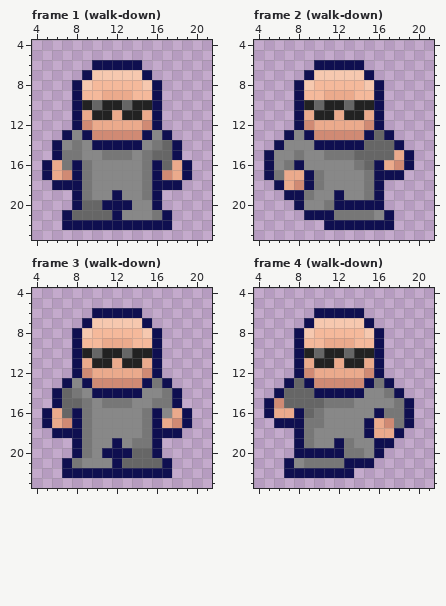
Two states of a pixel-art file, assets/player.aseprite. This is how it looked before the edit.
24x24 pixels, 12 frames. Shown: frame 1 (walk-down): x 4..21, y 4..23; frame 2 (walk-down): x 4..21, y 4..23; frame 3 (walk-down): x 4..21, y 4..23; frame 4 (walk-down): x 4..21, y 4..23. The commit also changed other frames, which this record leaves out.
After:
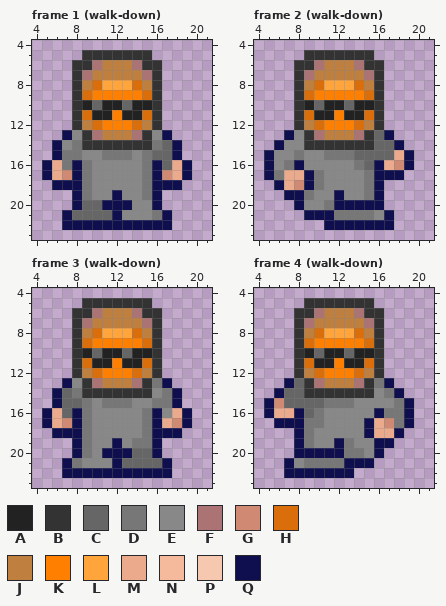
Palette (. is transparent): A #222222  B #333333  C #666666  D #777777  E #888888  F #ab7373  G #d08a74  H #da6e0a  J #bf7f3f  K #ff7f00  L #ffa53c  M #ebaa8c  N #f5b99b  P #f6c8af  Q #0f0f50
Diff:
layer "helmet" now shown
--- frame 1 (walk-down), layer "helmet"
@@ x 4..21 @@
  4 ..................
- 5 ..................
- 6 ......QQQQQ.......
- 7 .....QPPPPPQ......
- 8 ....QPNNNNNPQ.....
- 9 ....QNNMMMNNQ.....
-10 ....QACAACAAQ.....
-11 ....QMAAMAAMQ.....
-12 ....QGMMMMMGQ.....
-13 ...QEQGGGGGQEQ....
-14 ..QEDEQQQQQEDCQ...
+ 5 .....BBBBBBB......
+ 6 ....BBFJJJFBB.....
+ 7 ....BFJJJJJFB.....
+ 8 ....BJHLLLHJB.....
+ 9 ....BHKKKKKHB.....
+10 ....BACAACAAB.....
+11 ....BHAAKAAHB.....
+12 ....BJHKKKHJB.....
+13 ...QEBFJJJFBEQ....
+14 ..QEDBBBBBBBDCQ...
 15 ..QDDEEDDDEDCCQ...
--- frame 2 (walk-down), layer "helmet"
@@ x 4..21 @@
  4 ..................
- 5 ..................
- 6 ......QQQQQ.......
- 7 .....QPPPPPQ......
- 8 ....QPNNNNNPQ.....
- 9 ....QNNMMMNNQ.....
-10 ....QACAACAAQ.....
-11 ....QMAAMAAMQ.....
-12 ....QGMMMMMGQ.....
-13 ...QEQGGGGGQCQ....
-14 ..QEEEQQQQQCCCQ...
+ 5 .....BBBBBBB......
+ 6 ....BBFJJJFBB.....
+ 7 ....BFJJJJJFB.....
+ 8 ....BJHLLLHJB.....
+ 9 ....BHKKKKKHB.....
+10 ....BACAACAAB.....
+11 ....BHAAKAAHB.....
+12 ....BJHKKKHJB.....
+13 ...QEBFJJJFBCQ....
+14 ..QEEBBBBBBBCCQ...
 15 .QEEDEEDDDCCCCMQ..
--- frame 3 (walk-down), layer "helmet"
@@ x 4..21 @@
  4 ..................
- 5 ..................
- 6 ......QQQQQ.......
- 7 .....QPPPPPQ......
- 8 ....QPNNNNNPQ.....
- 9 ....QNNMMMNNQ.....
-10 ....QACAACAAQ.....
-11 ....QMAAMAAMQ.....
-12 ....QGMMMMMGQ.....
-13 ...QEQGGGGGQDQ....
-14 ..QCDEQQQQQEEDQ...
+ 5 .....BBBBBBB......
+ 6 ....BBFJJJFBB.....
+ 7 ....BFJJJJJFB.....
+ 8 ....BJHLLLHJB.....
+ 9 ....BHKKKKKHB.....
+10 ....BACAACAAB.....
+11 ....BHAAKAAHB.....
+12 ....BJHKKKHJB.....
+13 ...QEBFJJJFBDQ....
+14 ..QCDBBBBBBBEDQ...
 15 ..QCCDEDDDEEDDQ...
--- frame 4 (walk-down), layer "helmet"
@@ x 4..21 @@
  4 ..................
- 5 ..................
- 6 ......QQQQQ.......
- 7 .....QPPPPPQ......
- 8 ....QPNNNNNPQ.....
- 9 ....QNNMMMNNQ.....
-10 ....QACAACAAQ.....
-11 ....QMAAMAAMQ.....
-12 ....QGMMMMMGQ.....
-13 ...QCQGGGGGQDQ....
-14 ..QCCCQQQQQEEDQ...
+ 5 .....BBBBBBB......
+ 6 ....BBFJJJFBB.....
+ 7 ....BFJJJJJFB.....
+ 8 ....BJHLLLHJB.....
+ 9 ....BHKKKKKHB.....
+10 ....BACAACAAB.....
+11 ....BHAAKAAHB.....
+12 ....BJHKKKHJB.....
+13 ...QCBFJJJFBDQ....
+14 ..QCCBBBBBBBEDQ...
 15 .QGCCCCDDDEEEEDQ..
